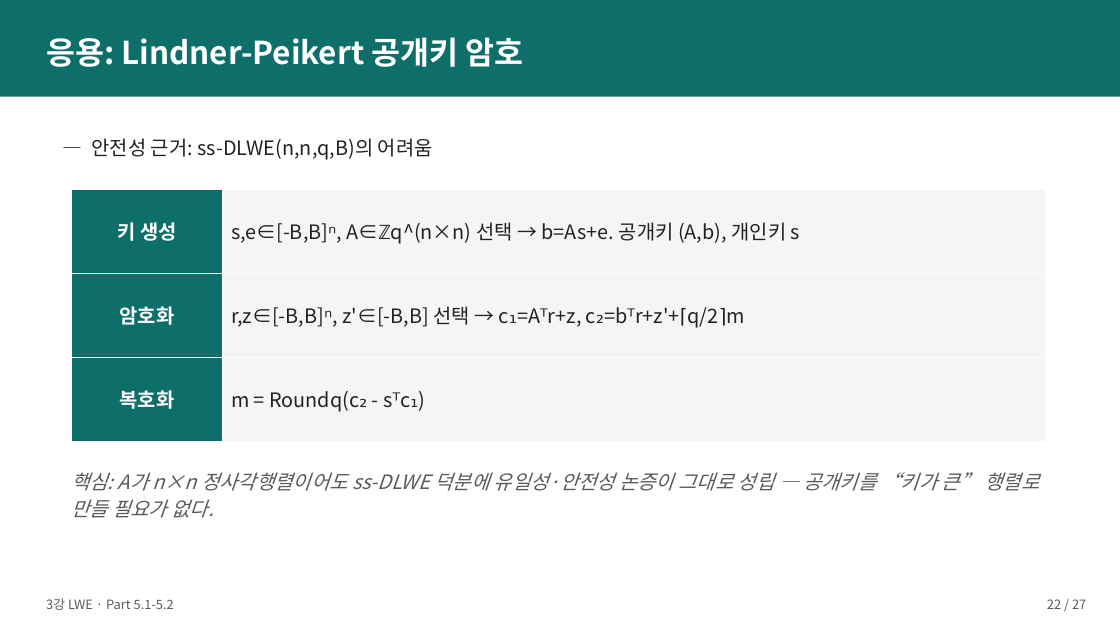
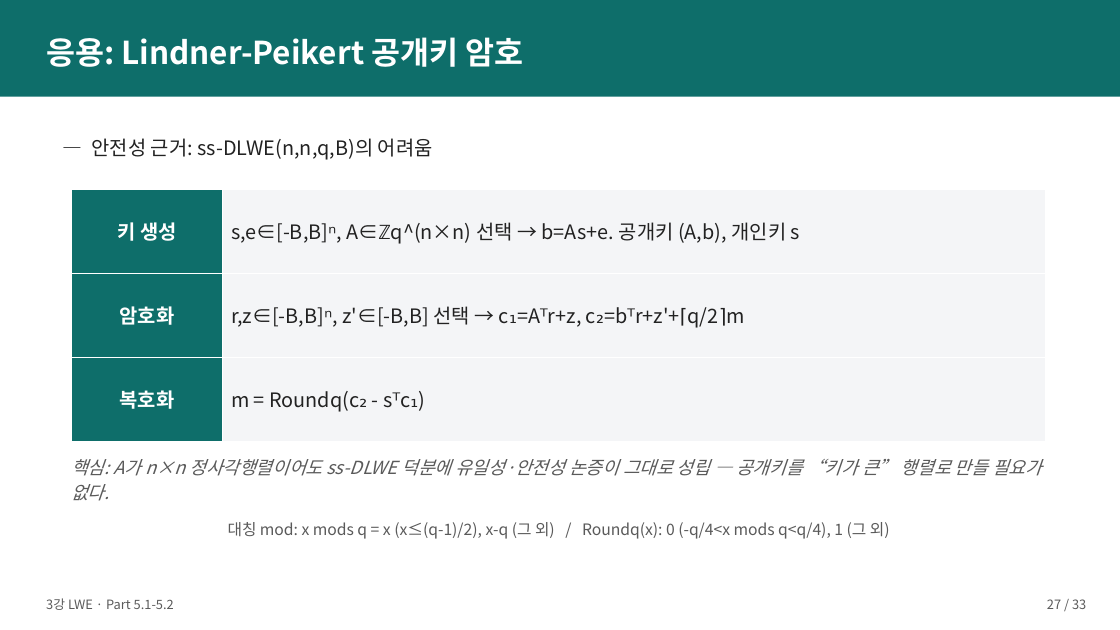
Before and after one commit to giyuubin/PQC, a slide deck: slide 27 of presentation/2강3강_발표자료_초안.pptx (slide 22 before the commit). Drawn at 1120x630 pixels with LibreOffice and Linux fonts; fonts in the diff are those of the drawing. Boxes give left, top, right and bottom in pixels: in the first picture for what was removed or moved away, otherwise in the second. Text is boxed around its words. In the diff, an @@ line names an element or a change of style, - is before the commit and + after.

```diff
--- a/presentation/2강3강_발표자료_초안.pptx
+++ b/presentation/2강3강_발표자료_초안.pptx
@@ text "핵심: A가 n×n 정사각행렬이어도 ss-DLWE ...": place and size @@
-text "핵심: A가 n×n 정사각행렬이어도 ss-DLWE ..." at bbox=[71, 472, 1039, 518]
+text "핵심: A가 n×n 정사각행렬이어도 ss-DLWE ..." at bbox=[71, 459, 1042, 501]
@@ text "핵심: A가 n×n 정사각행렬이어도 ss-DLWE ..." at bbox=[71, 459, 1042, 501]: size 17 to 15.5 pt @@
@@ text added at bbox=[228, 522, 890, 539], 13.5 pt, text #5A5A5A @@
+대칭 mod: x mods q = x (x≤(q-1)/2), x-q (그 외) / Roundq(x): 0 (-q/4<x mods q<q/4), 1 (그 외)
@@ text at bbox=[1047, 599, 1086, 609]: text changed @@
-22 / 27
+27 / 33
```
Also in this commit, not shown: 23 other slides changed, 7 slides added, 1 slide removed.
